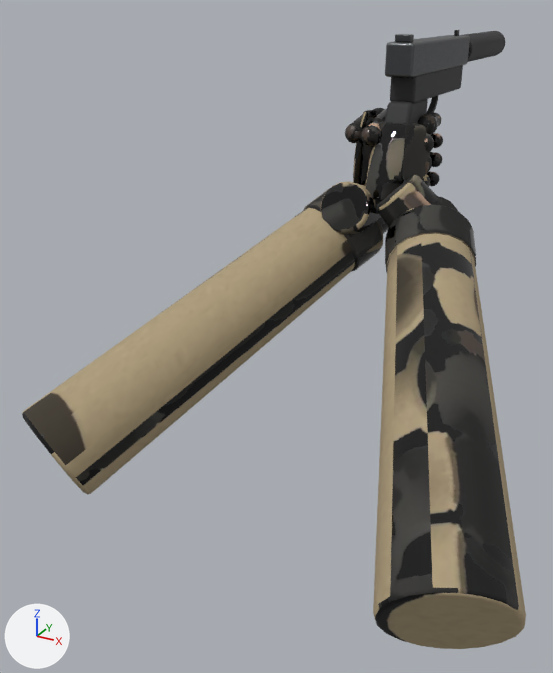
One commit to the glTF model spil/sigtekorn/modeller/lydloes.glb: the scene before it, then after it.
Rendered twice from a camera (50 mm lens) standing at (0.278, -0.817, 0.09) and looking at (-0.082, -0.163, -0.237). The axes (+X, +Y, +Z) are drawn at lower left. The lights are the same throughout. The older version comes first. Vertices at exactly the same position are counted once.

Script lines for the objects in view, before the commit:
```python
me_finger0knoe = bpy.data.meshes.new('finger0knoe')
me_finger0knoe.from_pydata(...)  # 22320 vertices, 44304 faces; spans x -0.244..0.235, y -0.446..0.021, z -0.343..-0.014
me_finger0knoe.materials.append(mat_hænder)
me_slæde = bpy.data.meshes.new('slæde')
me_slæde.from_pydata(...)  # 1092 vertices, 2148 faces; spans x -0.016..0.016, y -0.102..0.3, z -0.109..0.059
me_slæde.materials.append(mat_lydloes)
ob_hænder = bpy.data.objects.new('hænder', me_finger0knoe)
ob_hænder.location = (0.0, 0.0, 0.0)
ob_lydloes = bpy.data.objects.new('lydloes', me_slæde)
ob_lydloes.location = (0.0, 0.0, 0.0)
```
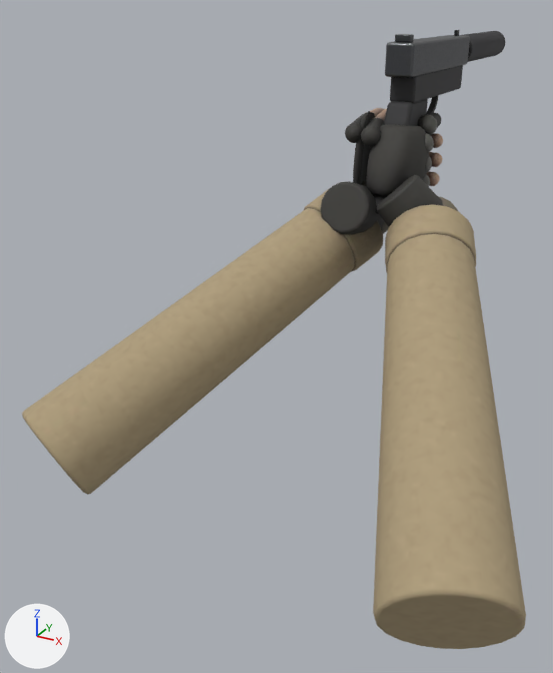
The change, as a list of edits to the scene's bpy script:
```text
Change me_finger0knoe:
    used by ob_hænder; location = (0.0, 0.0, 0.0)
    remove me_finger0knoe.from_pydata(...)  # 22320 vertices, 44304 faces; spans x -0.244..0.235, y -0.446..0.021, z -0.343..-0.014
    add me_finger0knoe.from_pydata(...)  # 6512 vertices, 12688 faces; spans x -0.244..0.235, y -0.446..0.021, z -0.343..-0.015
    me_finger0knoe part 1: 262 vertices moved within x -0.048..0.034, y -0.089..0.019, z -0.116..-0.019; 20225 vertices removed from x -0.052..0.037, y -0.103..0.021, z -0.118..-0.014; 4417 vertices added at x -0.052..0.036, y -0.101..0.021, z -0.114..-0.017
    me_finger0knoe part 2: 1828 kept faces spanning x -0.244..0.235, y -0.446..0.016, z -0.343..-0.018 get new texture (UV) coordinates
```

Changed parts and their boxes (x1, y1, x2, y2) in the pictures (553 x 673 px):
part 1 of me_finger0knoe, cut back: before (345, 108, 443, 201); after (345, 108, 443, 197)
part 2 of me_finger0knoe, surface changed (black to beige): (22, 175, 522, 642) in both
